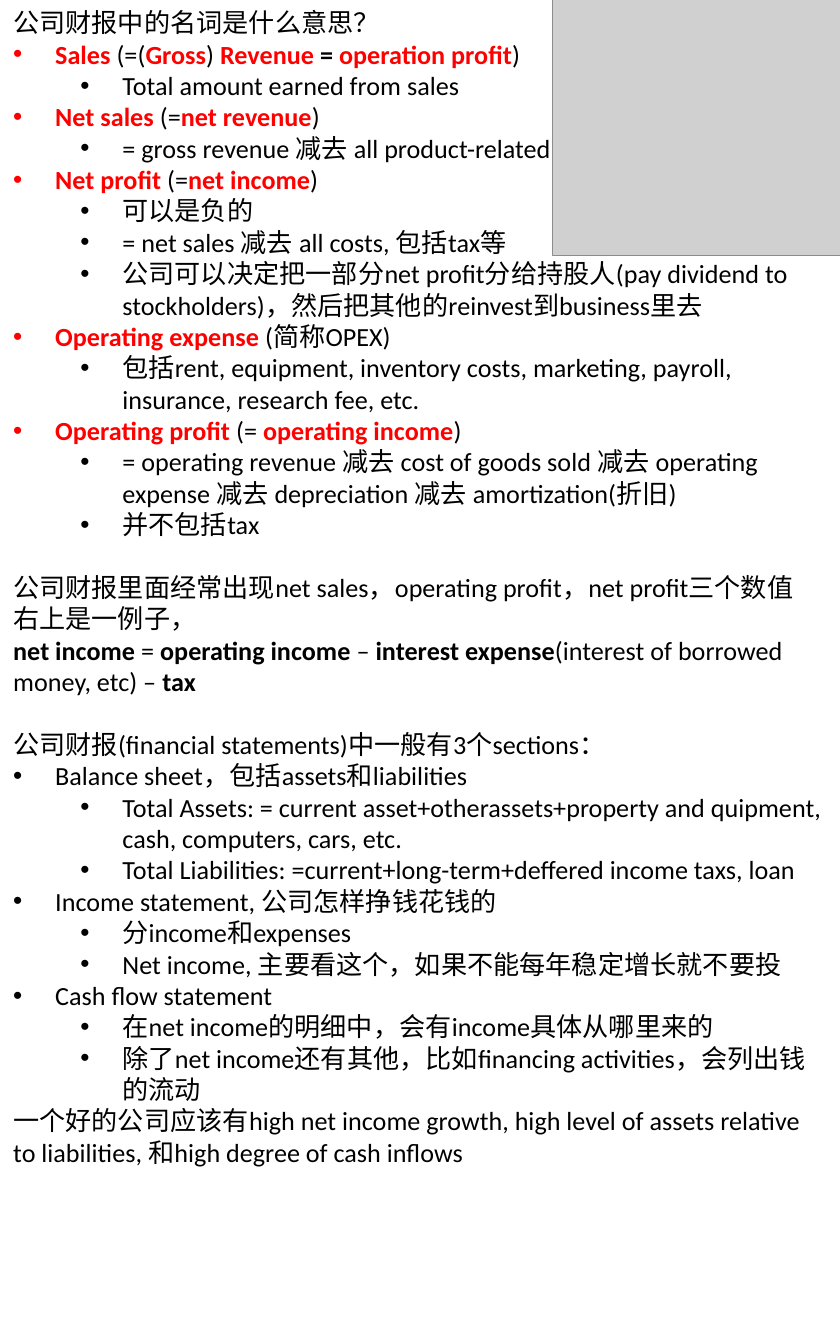
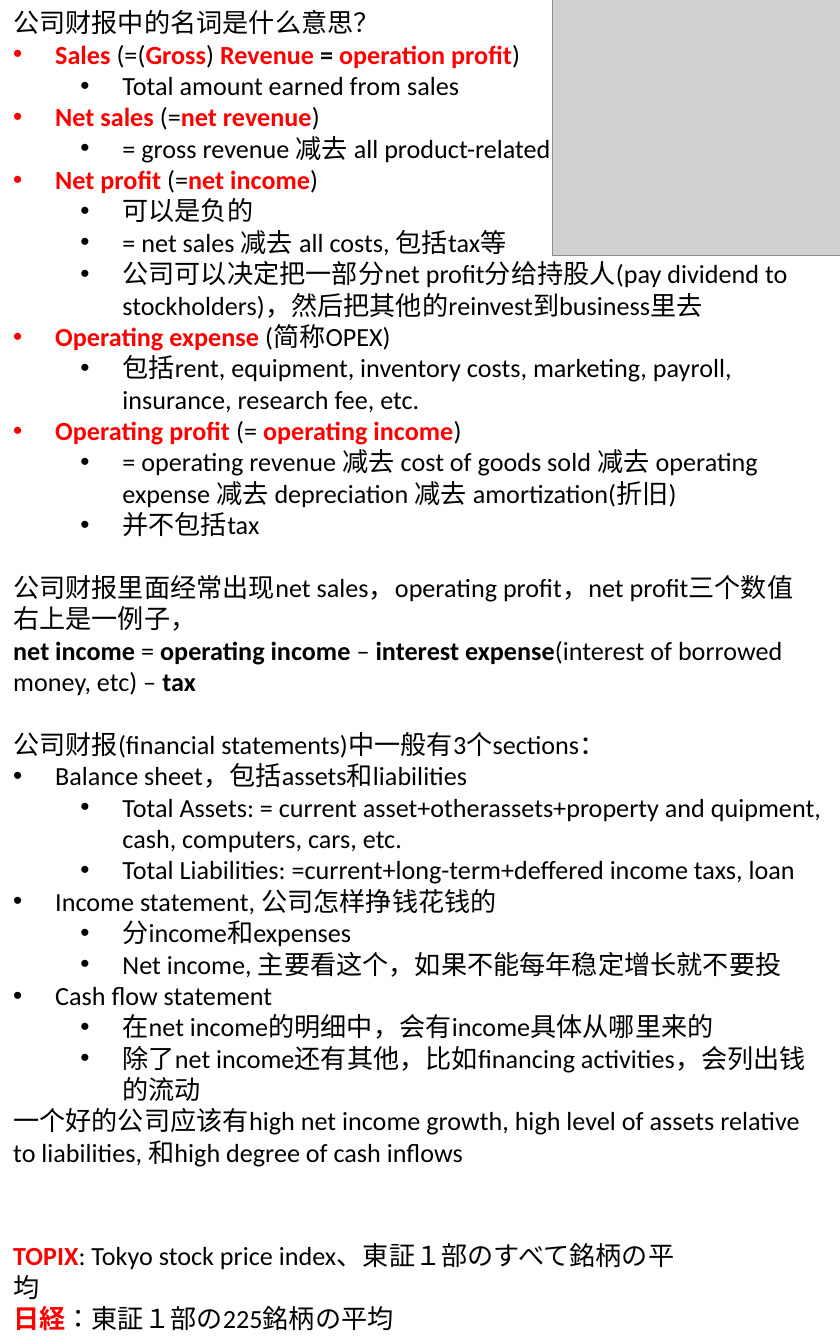
Before and after one commit to legend507/CommonSense, a slide deck: slide 5 of [BeAInvestor].pptx. Drawn at 840x1344 pixels with LibreOffice and Linux fonts; fonts in the diff are those of the drawing; grey boxes stand for pictures. Boxes give left, top, right and bottom in pixels: in the first picture for what was removed or moved away, otherwise in the second. Text is boxed around its words. In the diff, an @@ line names an element or a change of style, - is before the commit and + after.

Commit message:
create BeAPhotographer.pptx
- photographer
add difference between DSLR and mirrorless
- mathematician
add some common sense
- investor
add TOPIX, Nikkei meaning

```diff
--- a/[BeAInvestor].pptx
+++ b/[BeAInvestor].pptx
@@ text added at box(13, 1244, 674, 1331), 14 pt, text #000000 @@
+TOPIX: Tokyo stock price index、東証１部のすべて銘柄の平均
+日経：東証１部の225銘柄の平均
```
Also in this commit, not shown: 2 other files.
